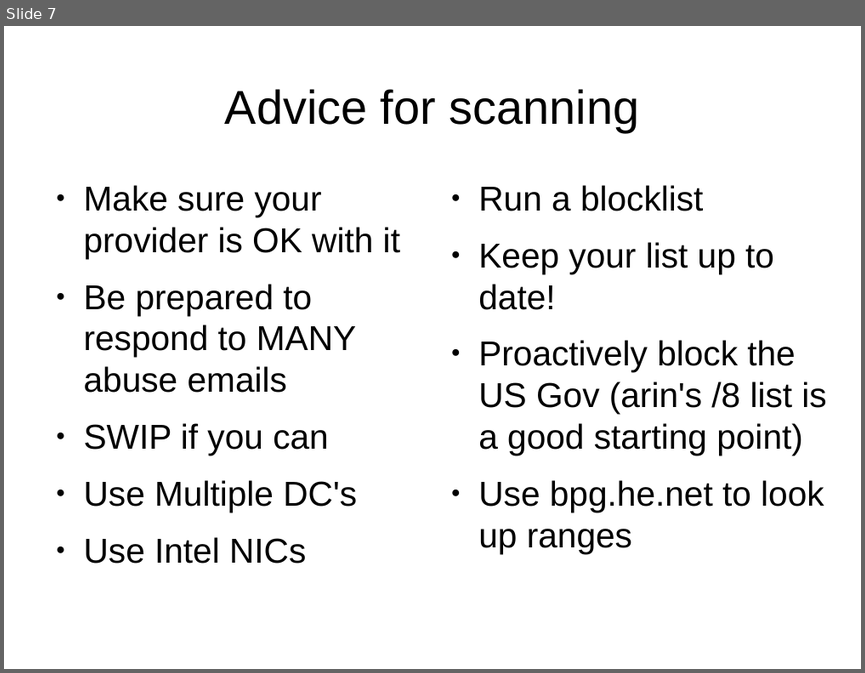
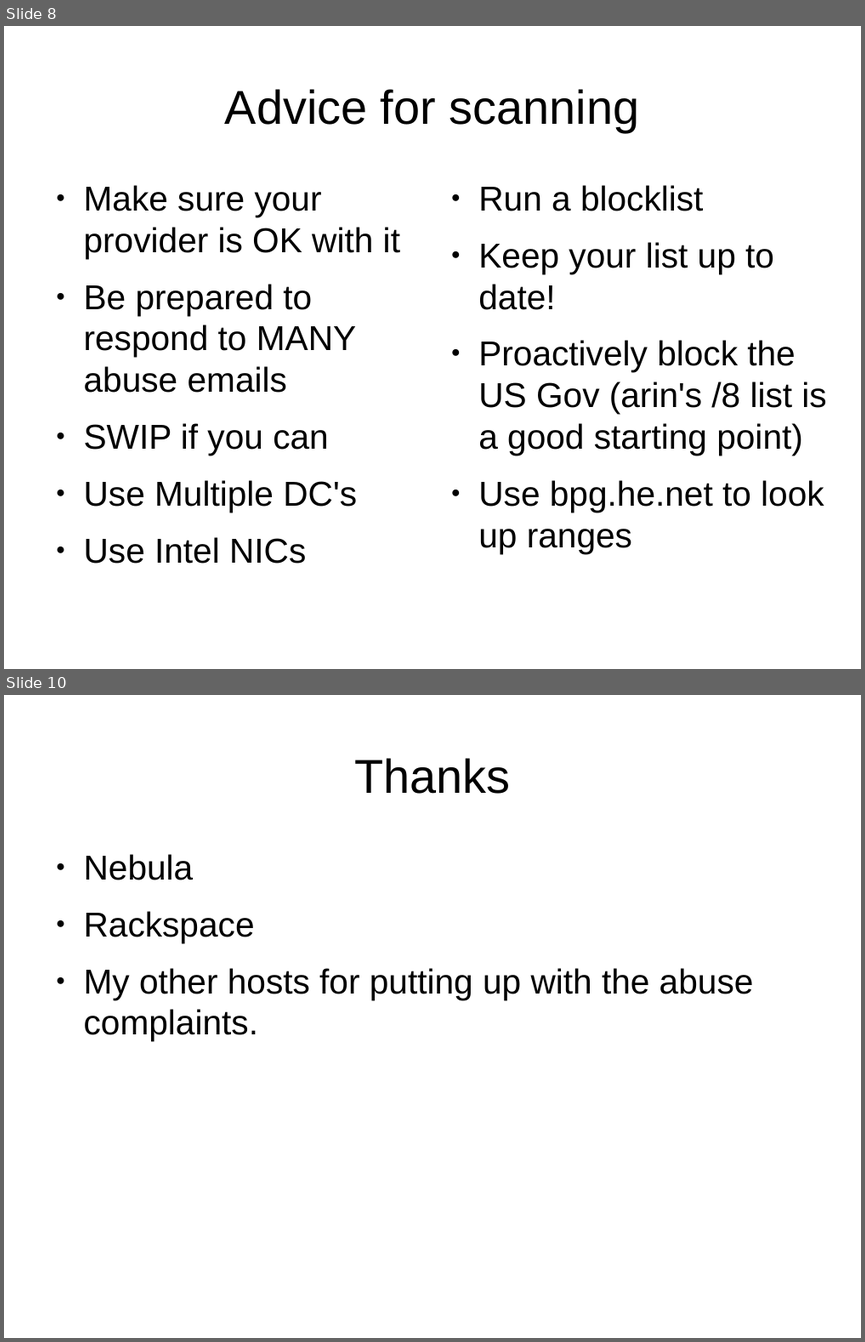
Before and after one commit to PaulMcMillan/toorcon_2013, a slide deck: slides/paul_mcmillan_toorcon_sd_2013.odp. Shown one above the other, each under a label of ours: slide 7 before the commit, slides 8 and 10 after it; the slides between them are not shown. The pictures are 865x673 and 865x1342 pixels, drawn with LibreOffice and Linux fonts; fonts in the diff are those of the drawing. Boxes give left, top, right and bottom in pixels: in the first picture for what was removed or moved away, otherwise in the second. Text is boxed around its words. In the diff, an @@ line names an element or a change of style, - is before the commit and + after.

```diff
--- a/slides/paul_mcmillan_toorcon_sd_2013.odp
+++ b/slides/paul_mcmillan_toorcon_sd_2013.odp
@@ slide 10 added at [4, 695, 861, 1338], background #FFFFFF @@
@@ title added at [354, 758, 510, 794], 44 pt, text #000000 @@
+Thanks
@@ text added at [84, 854, 754, 1041], 32 pt, text #000000 @@
+● Nebula
+● Rackspace
+● My other hosts for putting up with the abuse complaints.
@@ what was slide 7 is now slide 8 @@
```
Also in this commit, not shown: 1 slide changed, 3 other slides added, 6 other files.
